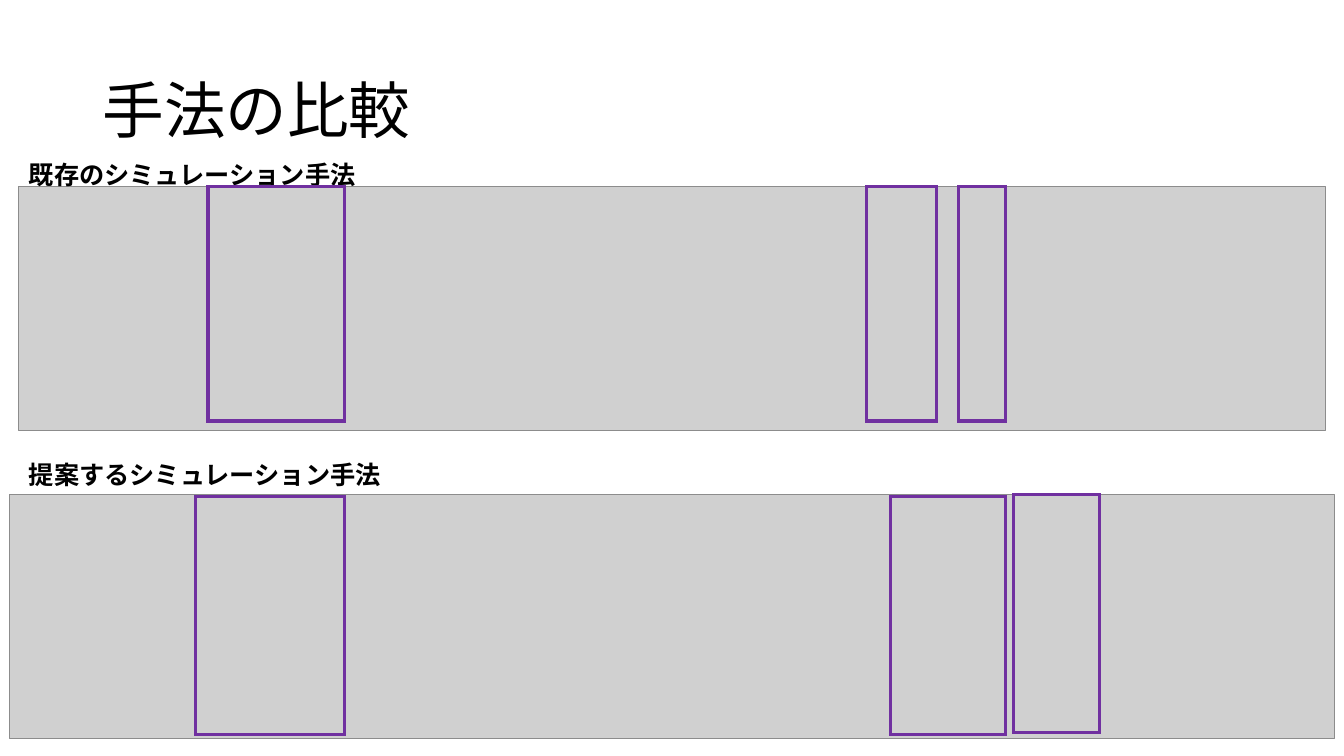
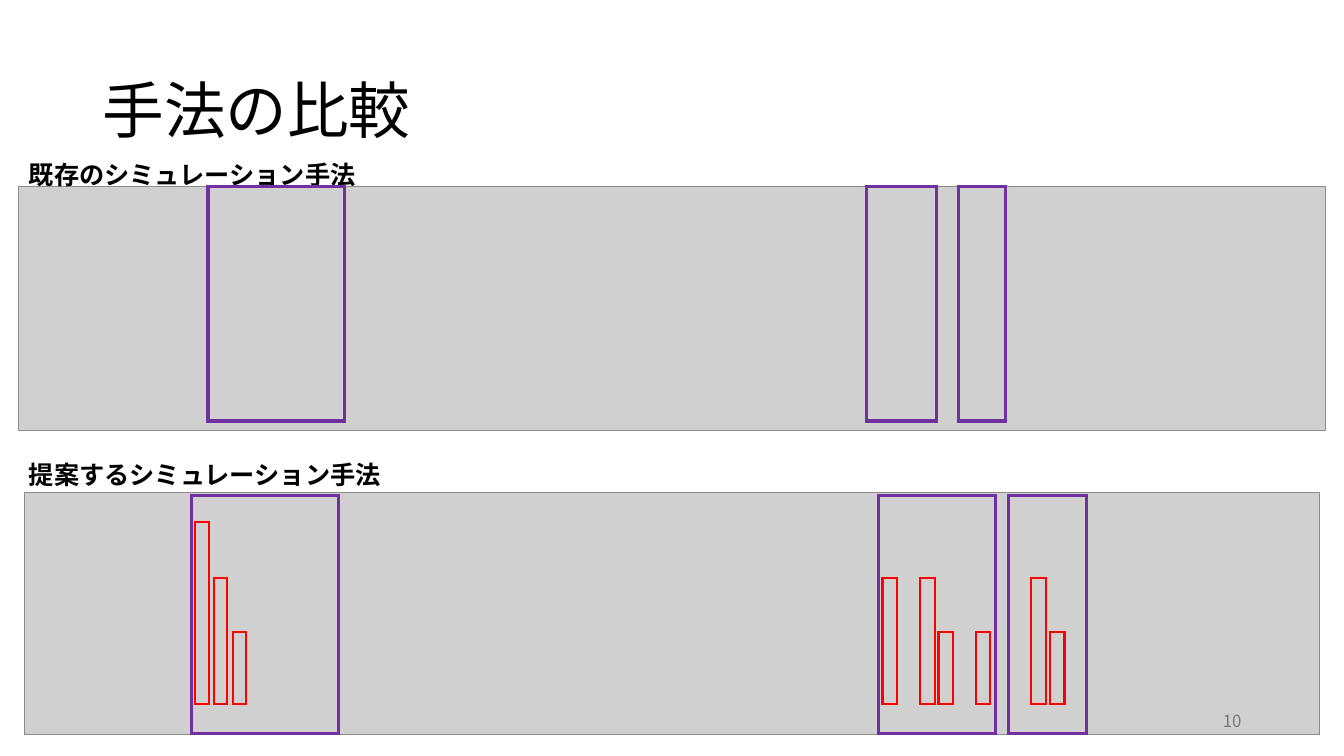
Before and after one commit to uj151133/my_quantum_simulator_with_gpu, a slide deck: slide 10 of docs/ark_theme_presentation_slide.pptx (slide 9 before the commit). Drawn at 1344x756 pixels with LibreOffice and Linux fonts; fonts in the diff are those of the drawing; grey boxes stand for pictures. Boxes give left, top, right and bottom in pixels: in the first picture for what was removed or moved away, otherwise in the second. Text is boxed around its words. In the diff, an @@ line names an element or a change of style, - is before the commit and + after.

```diff
--- a/docs/ark_theme_presentation_slide.pptx
+++ b/docs/ark_theme_presentation_slide.pptx
@@ picture: place and size @@
-picture at box(9, 495, 1335, 739)
+picture at box(24, 493, 1319, 735)
@@ rectangle: place and size @@
-rectangle at box(196, 496, 345, 734)
+rectangle at box(192, 496, 339, 734)
@@ rectangle: place and size @@
-rectangle at box(891, 496, 1006, 734)
+rectangle at box(879, 496, 996, 734)
@@ rectangle: place and size @@
-rectangle at box(1013, 495, 1100, 733)
+rectangle at box(1009, 496, 1088, 734)
@@ rectangle added at box(196, 522, 209, 705), outline #FF0000 1.5 pt @@
@@ rectangle added at box(214, 578, 227, 705), outline #FF0000 1.5 pt @@
@@ rectangle added at box(883, 579, 897, 705), outline #FF0000 1.5 pt @@
@@ rectangle added at box(921, 579, 935, 705), outline #FF0000 1.5 pt @@
@@ rectangle added at box(1031, 579, 1046, 705), outline #FF0000 1.5 pt @@
@@ rectangle added at box(233, 632, 246, 705), outline #FF0000 1.5 pt @@
@@ rectangle added at box(939, 632, 953, 705), outline #FF0000 1.5 pt @@
@@ rectangle added at box(976, 632, 990, 705), outline #FF0000 1.5 pt @@
@@ rectangle added at box(1051, 632, 1065, 705), outline #FF0000 1.5 pt @@
@@ page number added at box(1223, 714, 1242, 727), 12 pt, text #797979 @@
+10
```
Also in this commit, not shown: 9 other slides changed, 1 slide added, 35 other files.
